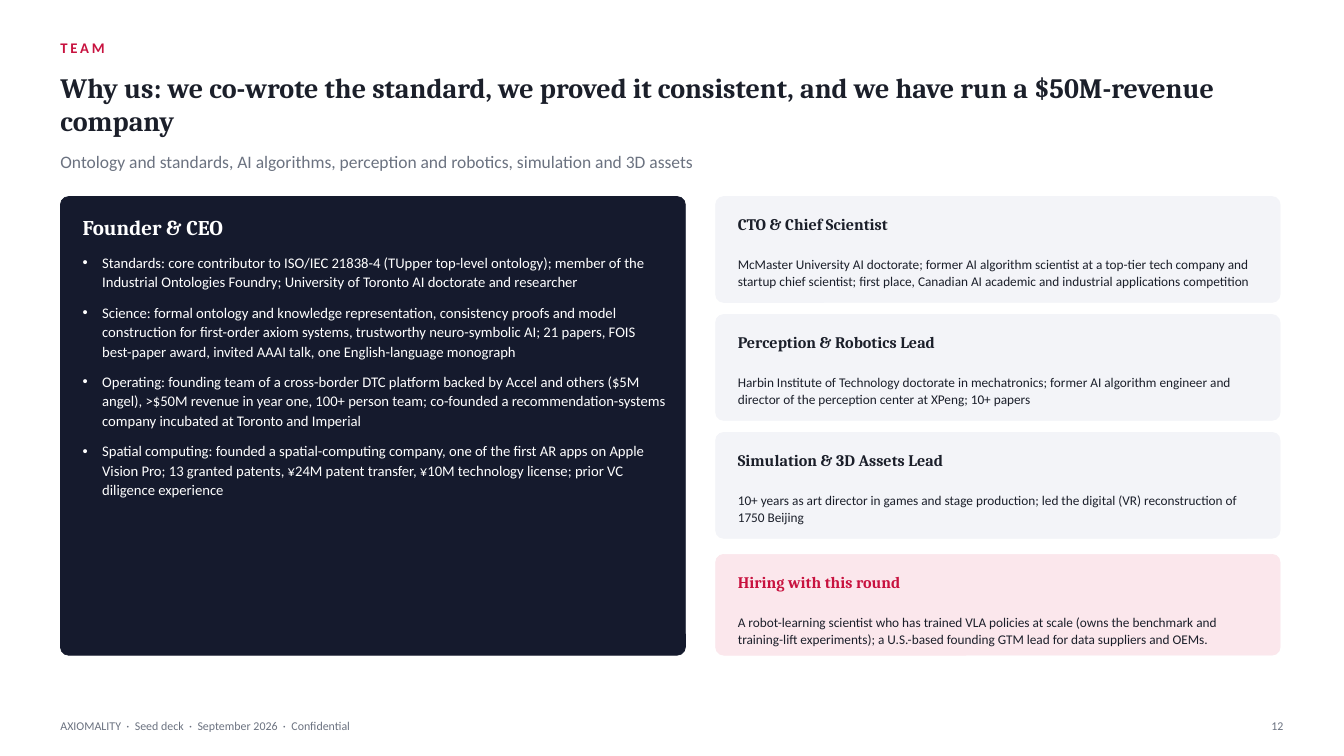
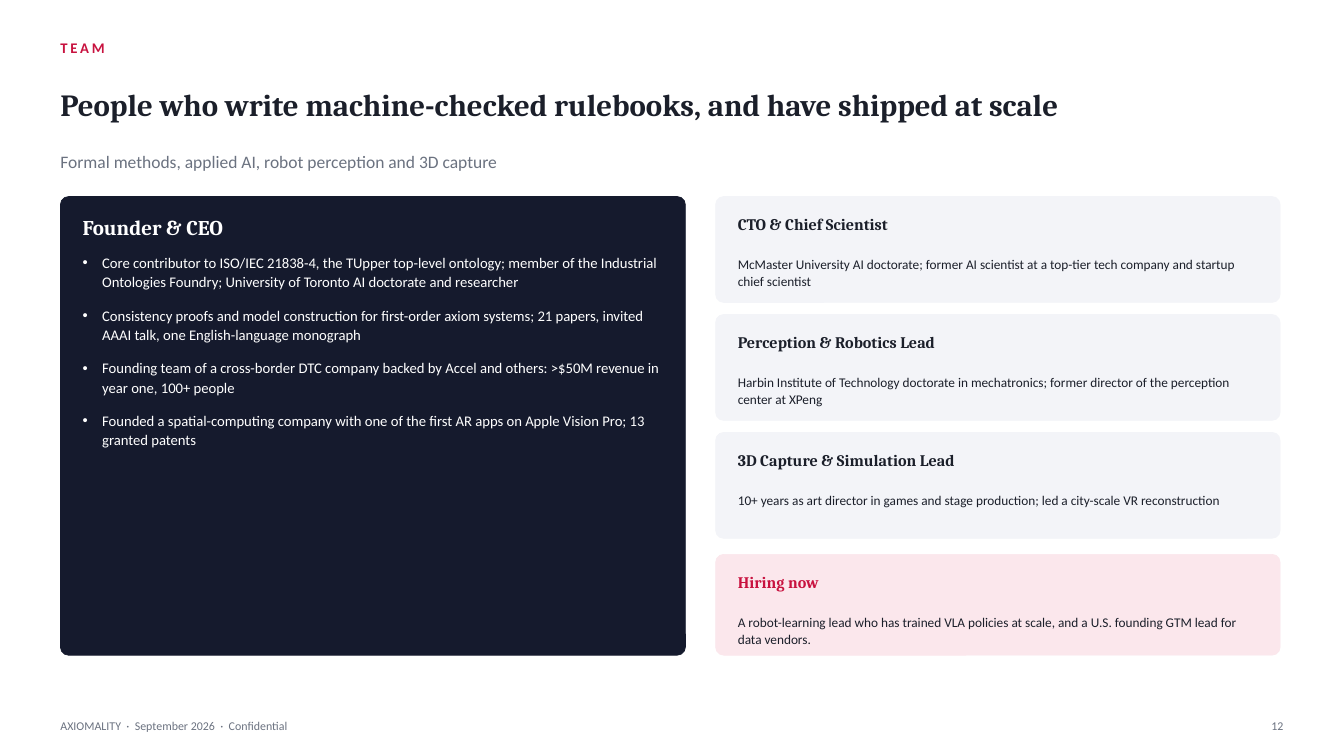
Before and after one commit to yvonneru/ipython, a slide deck: slide 12 of axiomality/decks/AXIOMALITY_Seed_Deck_YC_a16z.pptx. Drawn at 1344x756 pixels with LibreOffice and Linux fonts; fonts in the diff are those of the drawing. Boxes give left, top, right and bottom in pixels: in the first picture for what was removed or moved away, otherwise in the second. Text is boxed around its words. In the diff, an @@ line names an element or a change of style, - is before the commit and + after.

```diff
--- a/axiomality/decks/AXIOMALITY_Seed_Deck_YC_a16z.pptx
+++ b/axiomality/decks/AXIOMALITY_Seed_Deck_YC_a16z.pptx
@@ text at <box>60,94,1058,123</box>: text changed; size 20 to 22 pt @@
-Why us: we co-wrote the standard, we proved it consistent, and we have run a $50M-revenue company
+People who write machine-checked rulebooks, and have shipped at scale
@@ text at <box>60,156,497,171</box>: text changed @@
-Ontology and standards, AI algorithms, perception and robotics, simulation and 3D assets
+Formal methods, applied AI, robot perception and 3D capture
@@ text at <box>102,257,659,448</box>: text changed @@
-• Standards: core contributor to ISO/IEC 21838-4 (TUpper top-level ontology); member of the Industrial Ontologies Foundry; University of Toronto AI doctorate and researcher
-• Science: formal ontology and knowledge representation, consistency proofs and model construction for first-order axiom systems, trustworthy neuro-symbolic AI; 21 papers, FOIS best-paper award, invited AAAI talk, one English-language monograph
-• Operating: founding team of a cross-border DTC platform backed by Accel and others ($5M angel), >$50M revenue in year one, 100+ person team; co-founded a recommendation-systems company incubated at Toronto and Imperial
-• Spatial computing: founded a spatial-computing company, one of the first AR apps on Apple Vision Pro; 13 granted patents, ¥24M patent transfer, ¥10M technology license; prior VC diligence experience
+• Core contributor to ISO/IEC 21838-4, the TUpper top-level ontology; member of the Industrial Ontologies Foundry; University of Toronto AI doctorate and researcher
+• Consistency proofs and model construction for first-order axiom systems; 21 papers, invited AAAI talk, one English-language monograph
+• Founding team of a cross-border DTC company backed by Accel and others: >$50M revenue in year one, 100+ people
+• Founded a spatial-computing company with one of the first AR apps on Apple Vision Pro; 13 granted patents
@@ text at <box>738,259,1235,286</box>: text changed @@
-McMaster University AI doctorate; former AI algorithm scientist at a top-tier tech company and startup chief scientist; first place, Canadian AI academic and industrial applications competition
+McMaster University AI doctorate; former AI scientist at a top-tier tech company and startup chief scientist
@@ text at <box>738,377,1229,407</box>: text changed @@
-Harbin Institute of Technology doctorate in mechatronics; former AI algorithm engineer and director of the perception center at XPeng; 10+ papers
+Harbin Institute of Technology doctorate in mechatronics; former director of the perception center at XPeng
@@ text at <box>738,455,955,470</box>: text changed @@
-Simulation & 3D Assets Lead
+3D Capture & Simulation Lead
@@ text at <box>738,495,1220,508</box>: text changed @@
-10+ years as art director in games and stage production; led the digital (VR) reconstruction of 1750 Beijing
+10+ years as art director in games and stage production; led a city-scale VR reconstruction
@@ text at <box>738,577,819,592</box>: text changed @@
-Hiring with this round
+Hiring now
@@ text at <box>738,617,1236,644</box>: text changed @@
-A robot-learning scientist who has trained VLA policies at scale (owns the benchmark and training-lift experiments); a U.S.-based founding GTM lead for data suppliers and OEMs.
+A robot-learning lead who has trained VLA policies at scale, and a U.S. founding GTM lead for data vendors.
@@ text at <box>60,722,288,732</box>: text changed @@
-AXIOMALITY · Seed deck · September 2026 · Confidential
+AXIOMALITY · September 2026 · Confidential
```
Also in this commit, not shown: 3 other slides changed, 9 slides added, 9 slides removed, 16 other files.
